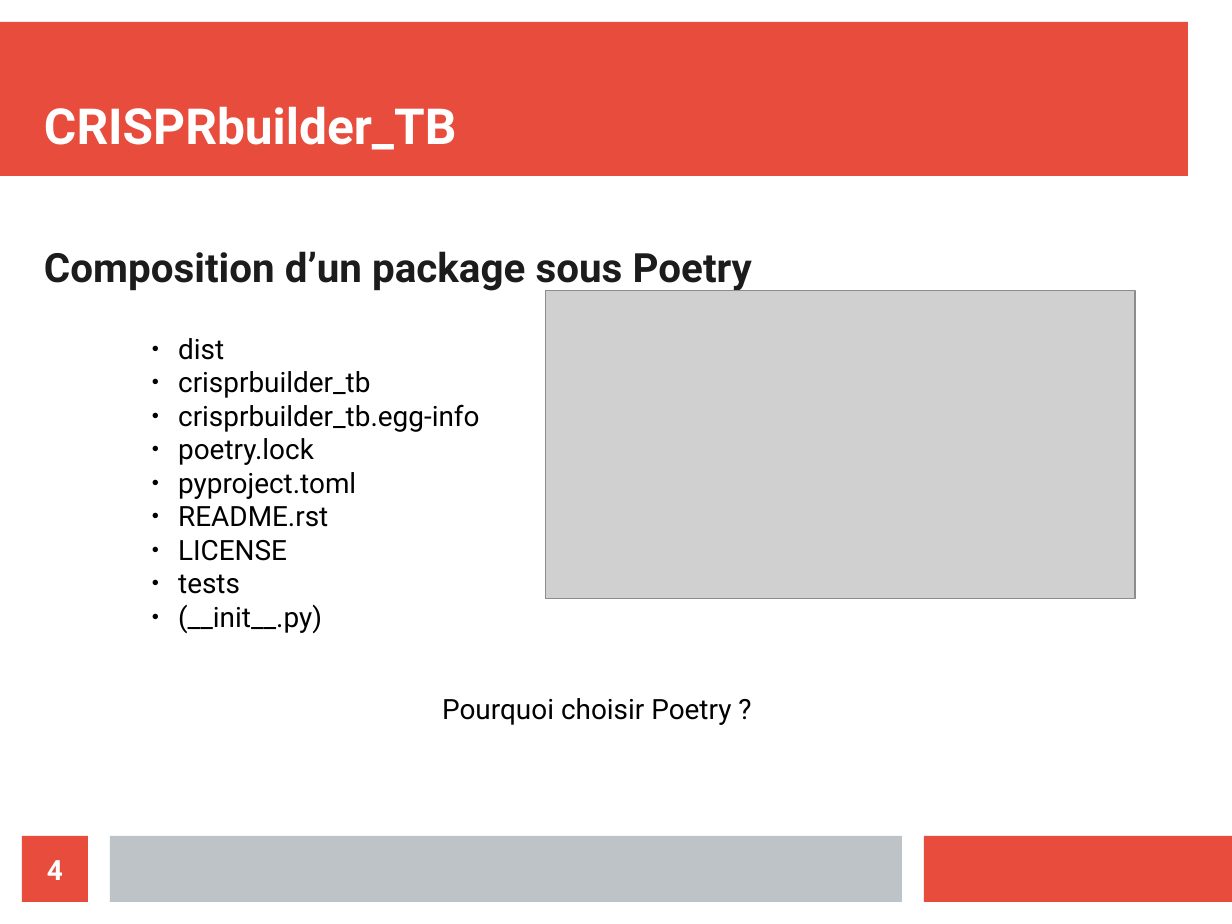
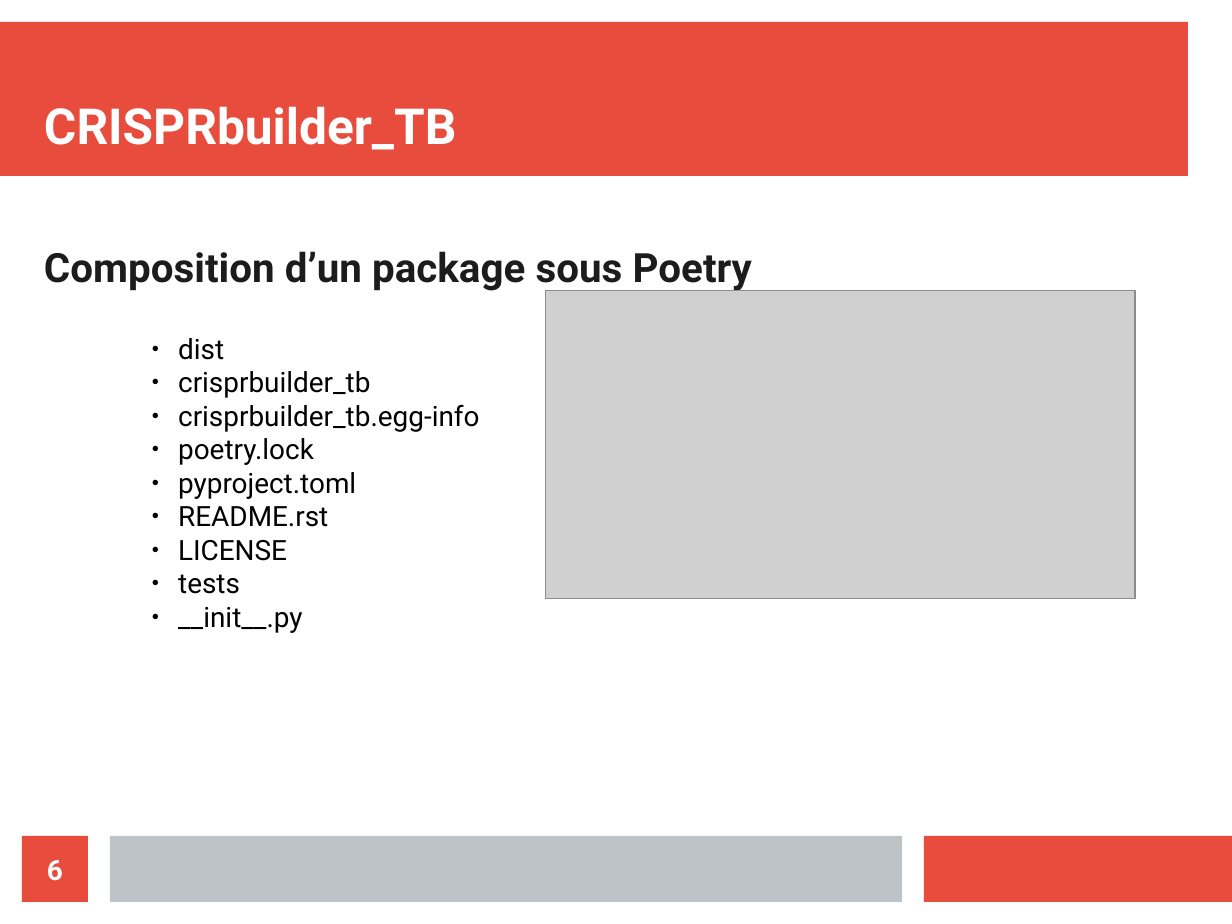
Before and after one commit to stephane-robin/Etat_art, a slide deck: slide 6 of presentation.odp (slide 4 before the commit). Drawn at 1232x924 pixels with LibreOffice and Linux fonts; fonts in the diff are those of the drawing; grey boxes stand for pictures. Boxes give left, top, right and bottom in pixels: in the first picture for what was removed or moved away, otherwise in the second. Text is boxed around its words. In the diff, an @@ line names an element or a change of style, - is before the commit and + after.

```diff
--- a/presentation.odp
+++ b/presentation.odp
@@ text at box(178, 607, 303, 633): text changed @@
-● (__init__.py)
+● __init__.py
@@ text removed at box(442, 698, 731, 725) @@
-Pourquoi choisir Poetry ?
@@ page number at box(47, 860, 63, 881): text changed @@
-4
+6
```
Also in this commit, not shown: 2 other slides changed, 2 other files.
